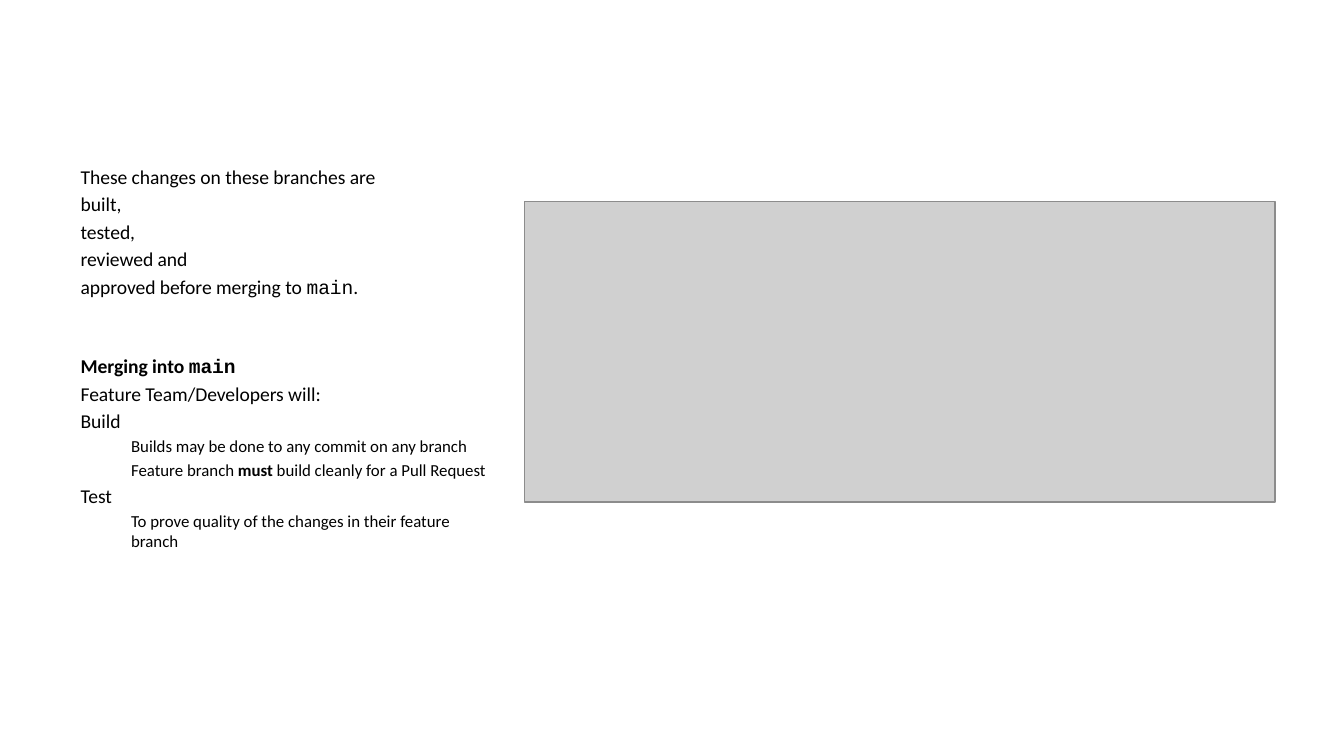
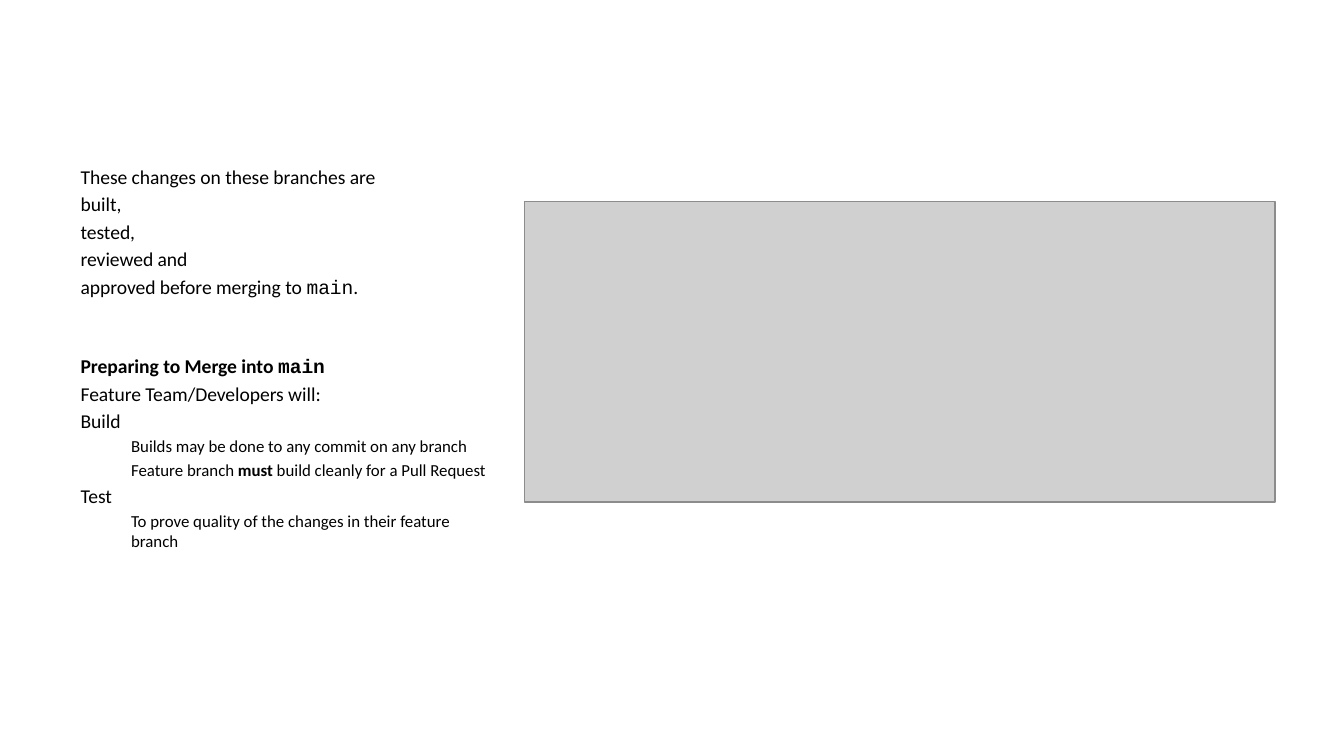
Before and after one commit to ijmitch/ukgse-2024-devops-git, a slide deck: slide 6 of docs/p1.pptx. Drawn at 1344x756 pixels with LibreOffice and Linux fonts; fonts in the diff are those of the drawing; grey boxes stand for pictures. Boxes give left, top, right and bottom in pixels: in the first picture for what was removed or moved away, otherwise in the second. Text is boxed around its words. In the diff, an @@ line names an element or a change of style, - is before the commit and + after.

Commit message:
Split the merging chart in two plus other nits

```diff
--- a/docs/p1.pptx
+++ b/docs/p1.pptx
@@ text at (81, 359, 325, 377): text changed @@
-Merging into main
+Preparing to Merge into main
```
Also in this commit, not shown: 3 other slides changed, 8 slides added, 2 slides removed, 3 other files.
